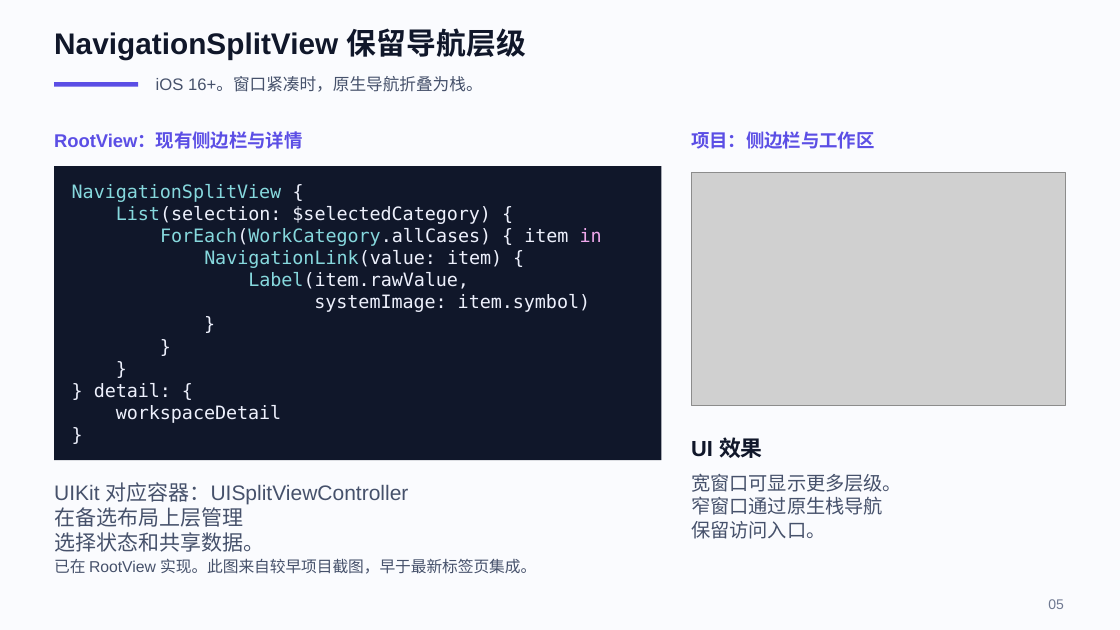
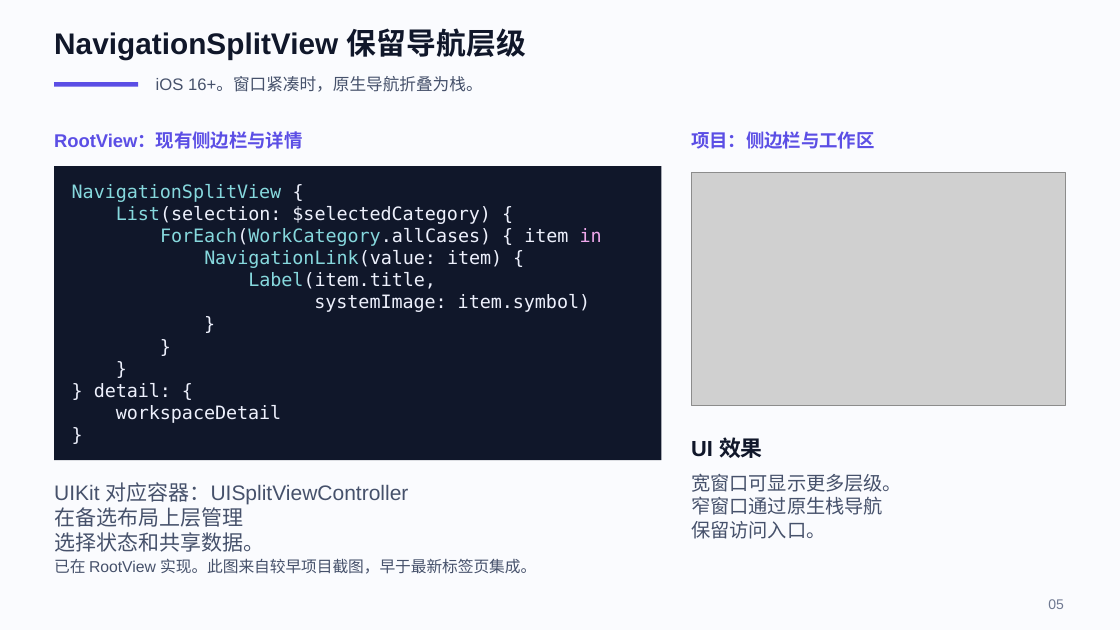
Before and after one commit to astralchen/AdaptiveIphoneDuoAPI, a slide deck: slide 5 of AdaptiveDuoLab/Docs/AdaptiveDuoLab_iPhone_Duo_Demo.pptx. Drawn at 1120x630 pixels with LibreOffice and Linux fonts; fonts in the diff are those of the drawing; grey boxes stand for pictures. Boxes give left, top, right and bottom in pixels: in the first picture for what was removed or moved away, otherwise in the second. Text is boxed around its words. In the diff, an @@ line names an element or a change of style, - is before the commit and + after.

```diff
--- a/AdaptiveDuoLab/Docs/AdaptiveDuoLab_iPhone_Duo_Demo.pptx
+++ b/AdaptiveDuoLab/Docs/AdaptiveDuoLab_iPhone_Duo_Demo.pptx
@@ text at [248, 272, 436, 289]: text changed @@
-Label(item.rawValue,
+Label(item.title,
```
Also in this commit, not shown: 7 other slides changed, 11 other files.
